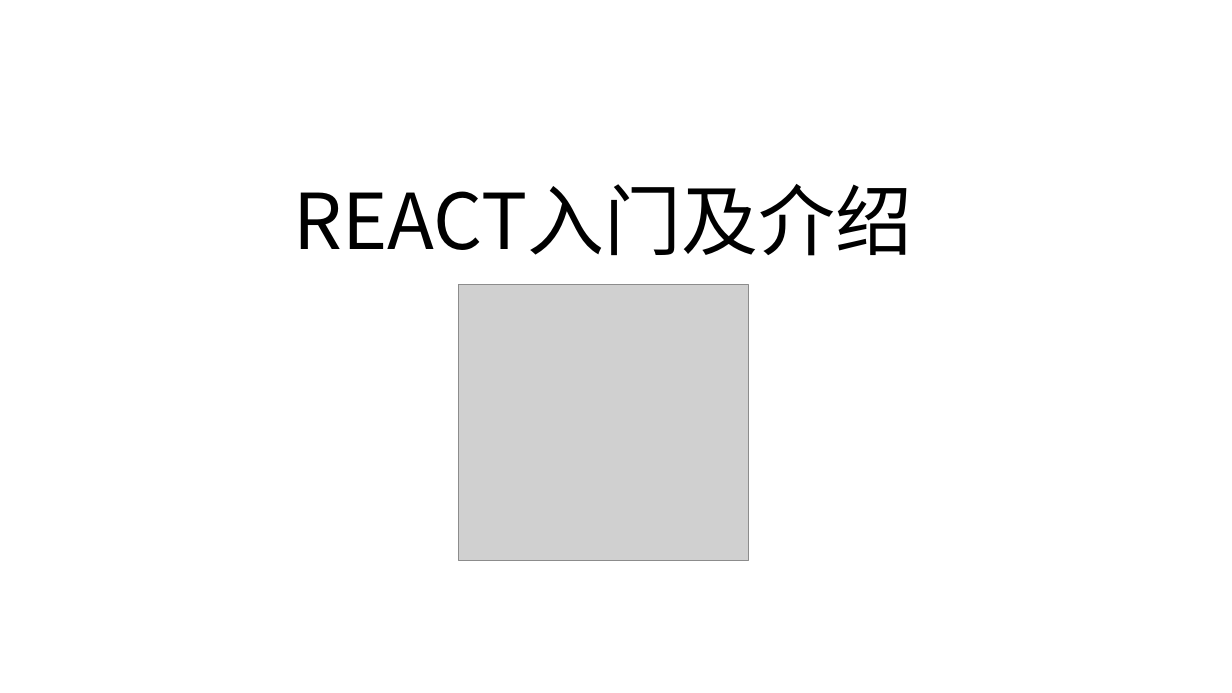
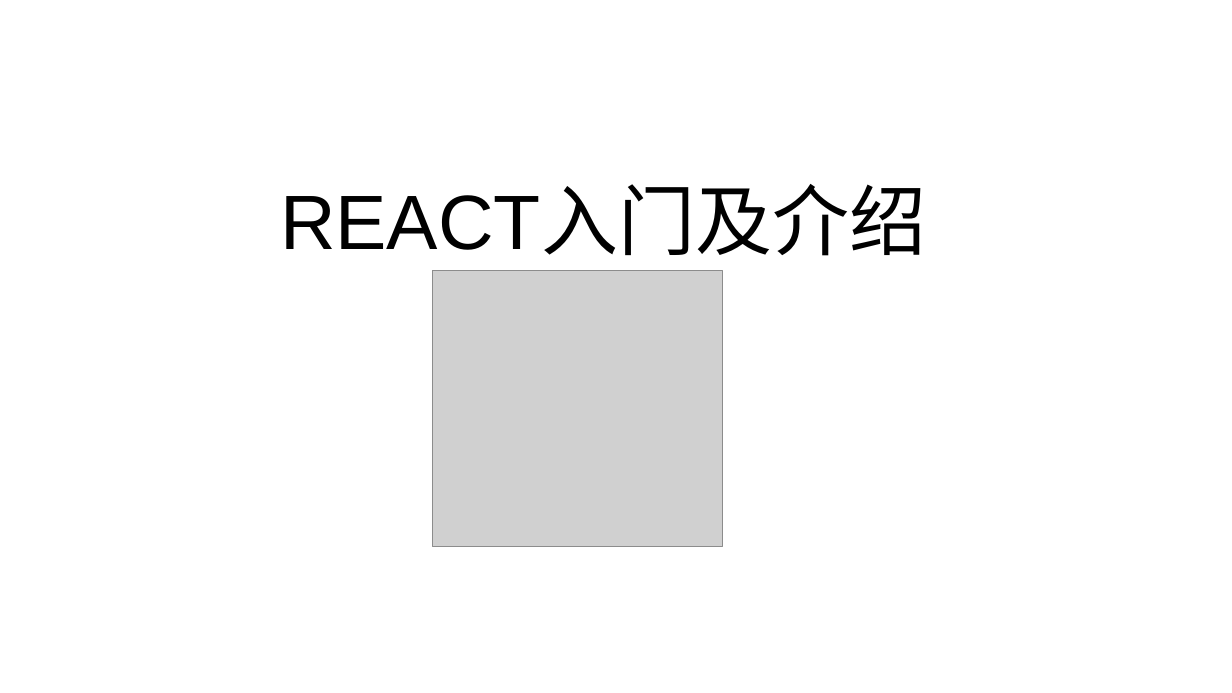
Before and after one commit to windssea/react-study, a slide deck: slide 1 of react入门介绍.pptx. Drawn at 1232x693 pixels with LibreOffice and Linux fonts; fonts in the diff are those of the drawing; grey boxes stand for pictures. Boxes give left, top, right and bottom in pixels: in the first picture for what was removed or moved away, otherwise in the second. Text is boxed around its words. In the diff, an @@ line names an element or a change of style, - is before the commit and + after.

```diff
--- a/react入门介绍.pptx
+++ b/react入门介绍.pptx
@@ title "REACT入门及介绍" at box(280, 188, 926, 256): font Noto Sans CJK SC to Arial @@
@@ picture: place and size @@
-picture at box(458, 285, 749, 561)
+picture at box(433, 271, 723, 547)
```
Also in this commit, not shown: 10 other slides changed, 2 other files.
